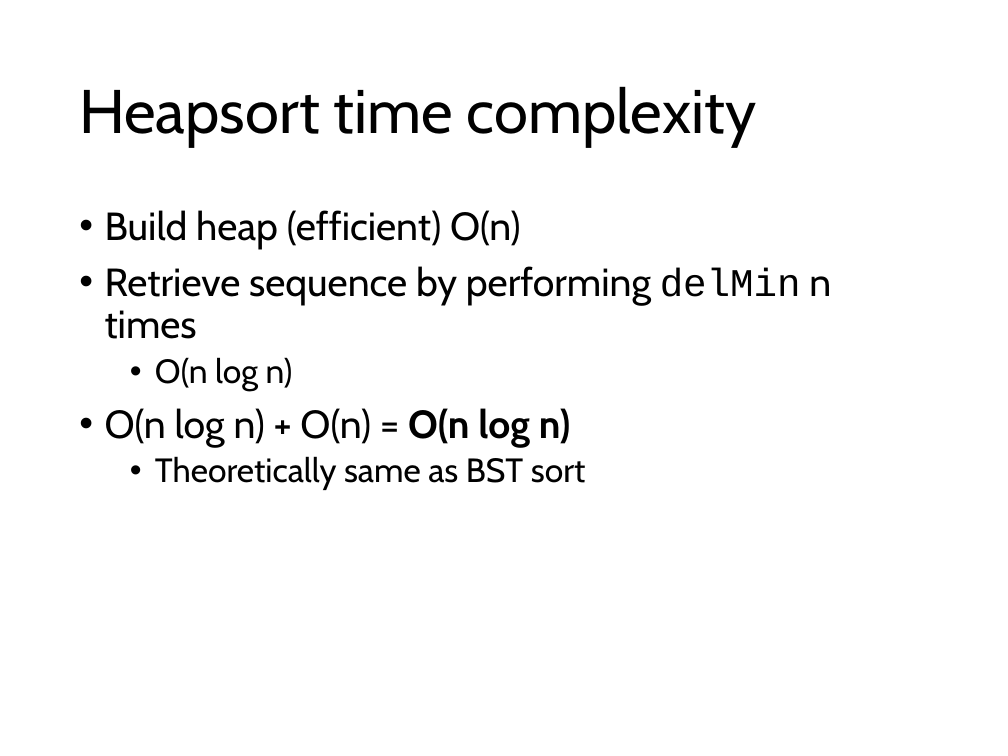
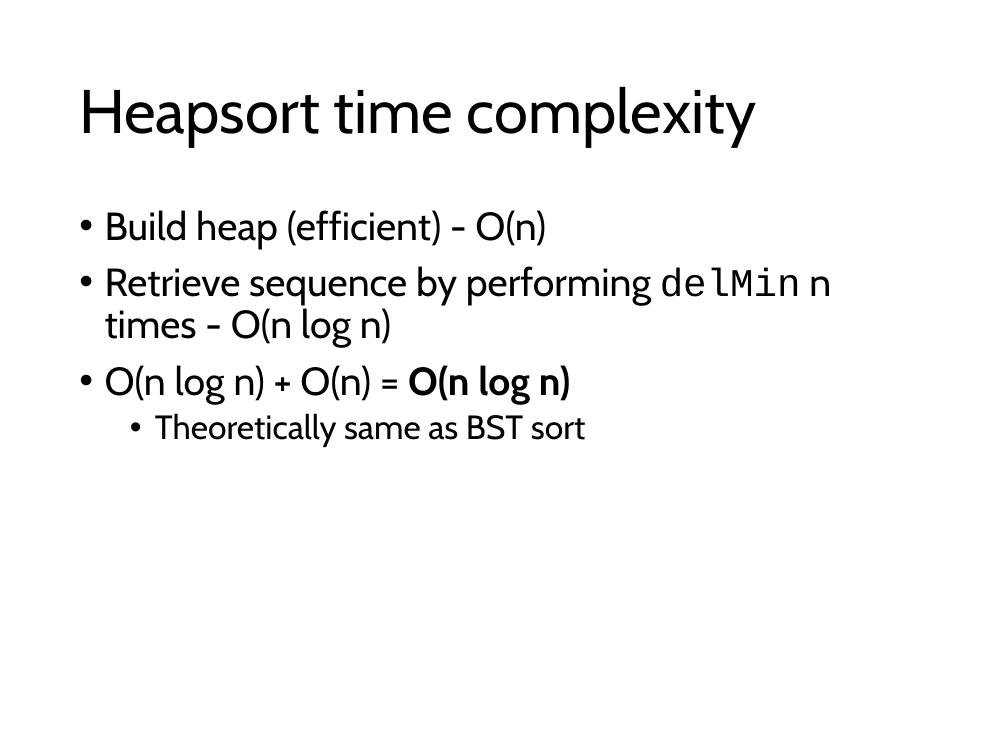
Before and after one commit to comp210ss2/comp210ss2.github.io, a slide deck: slide 52 of slides/L12_13.pptx. Drawn at 1008x756 pixels with LibreOffice and Linux fonts; fonts in the diff are those of the drawing. Boxes give left, top, right and bottom in pixels: in the first picture for what was removed or moved away, otherwise in the second. Text is boxed around its words. In the diff, an @@ line names an element or a change of style, - is before the commit and + after.

```diff
--- a/slides/L12_13.pptx
+++ b/slides/L12_13.pptx
@@ text at bbox=[105, 210, 831, 348]: text changed @@
-• Build heap (efficient) O(n)
-• Retrieve sequence by performing delMin n times
-  • O(n log n)
+• Build heap (efficient) - O(n)
+• Retrieve sequence by performing delMin n times - O(n log n)
```
Also in this commit, not shown: 2 other slides changed, 3 other files.
